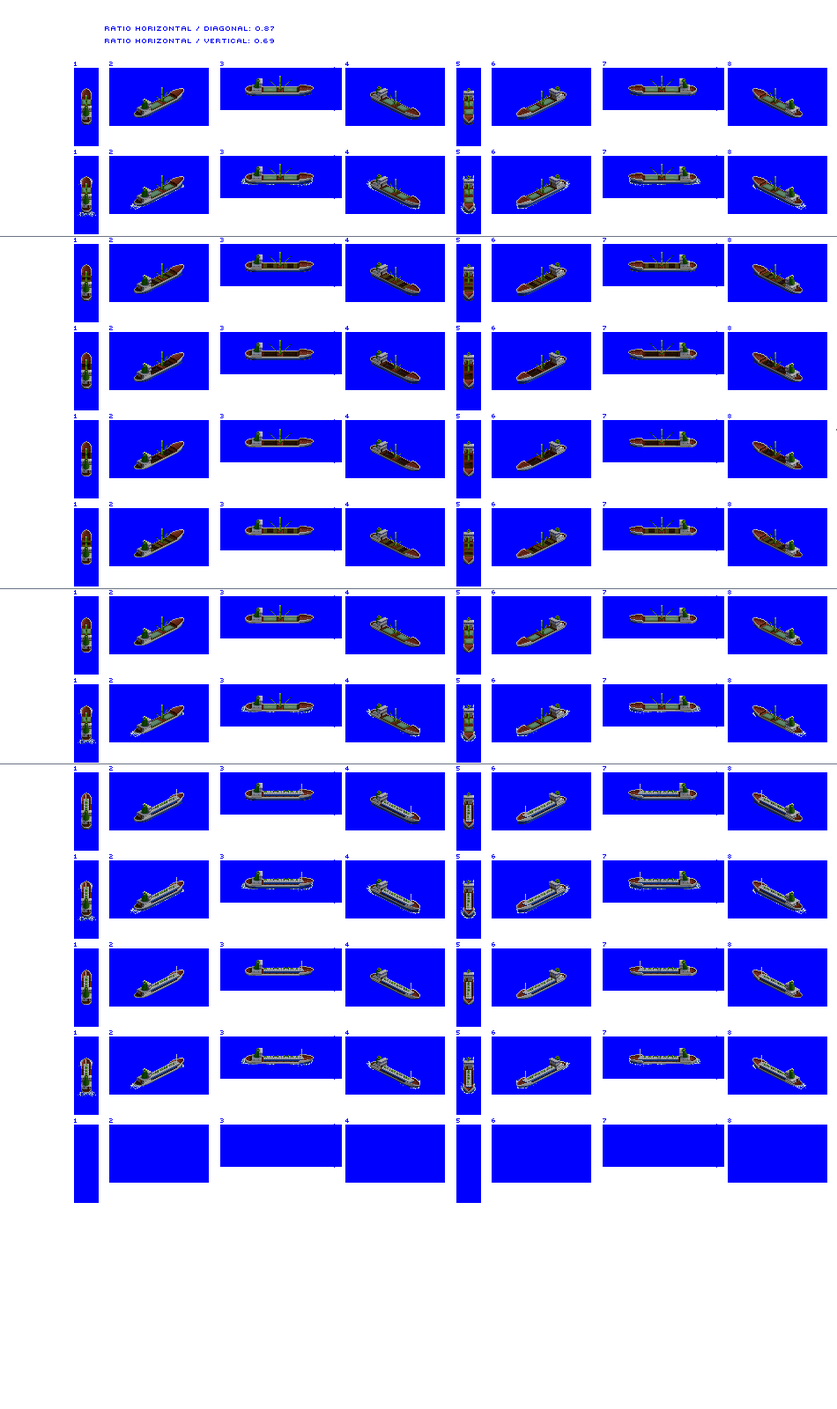
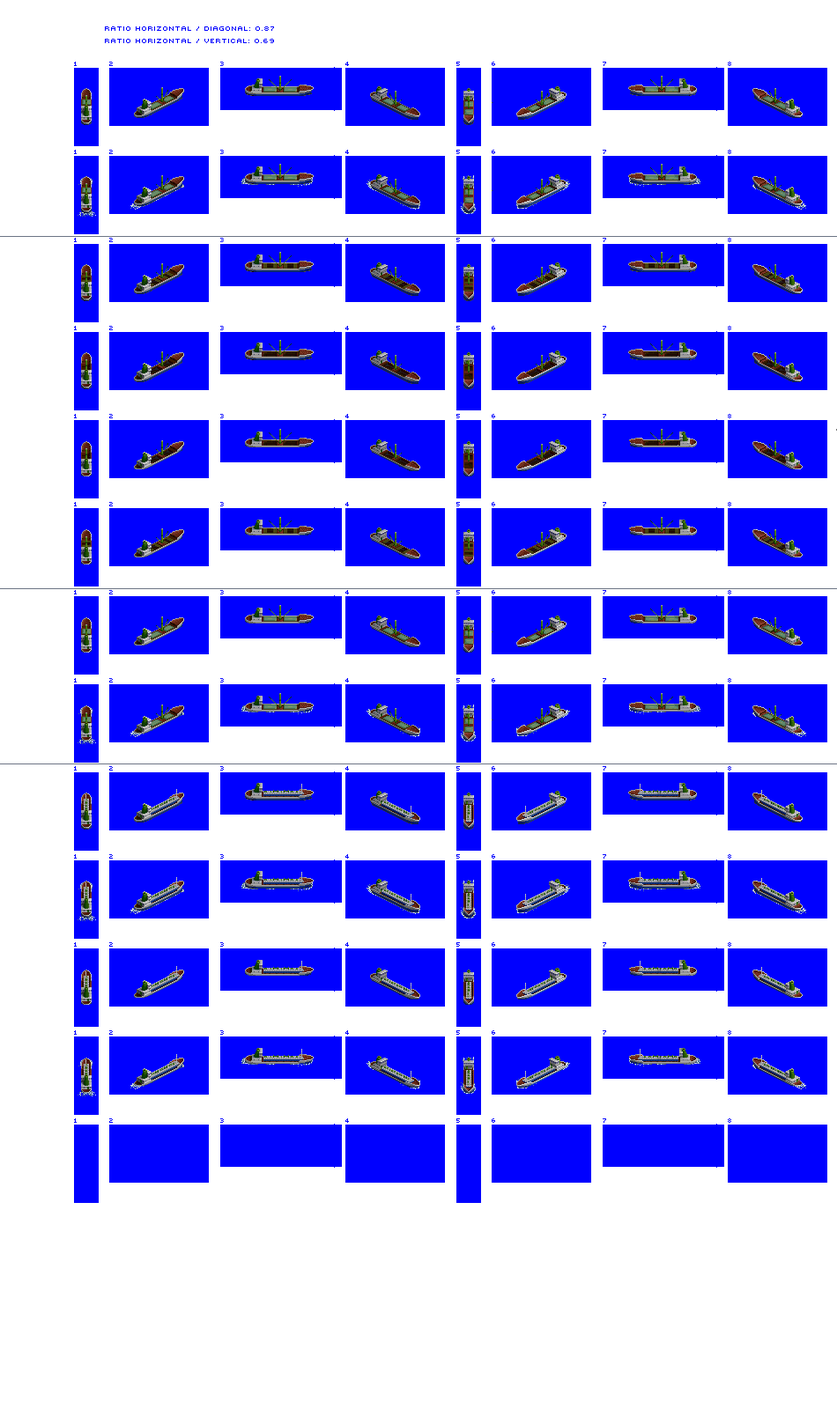
Comparing the layer stacks of the two 837 x 1409 images. Changes:
painted on "cranes" over [85, 75, 543, 726]
painted on "hatches" over [81, 87, 783, 733]
painted on "Hatch Divider" over [278, 89, 282, 710]
painted on "Large Trader" over [81, 78, 803, 1094]
